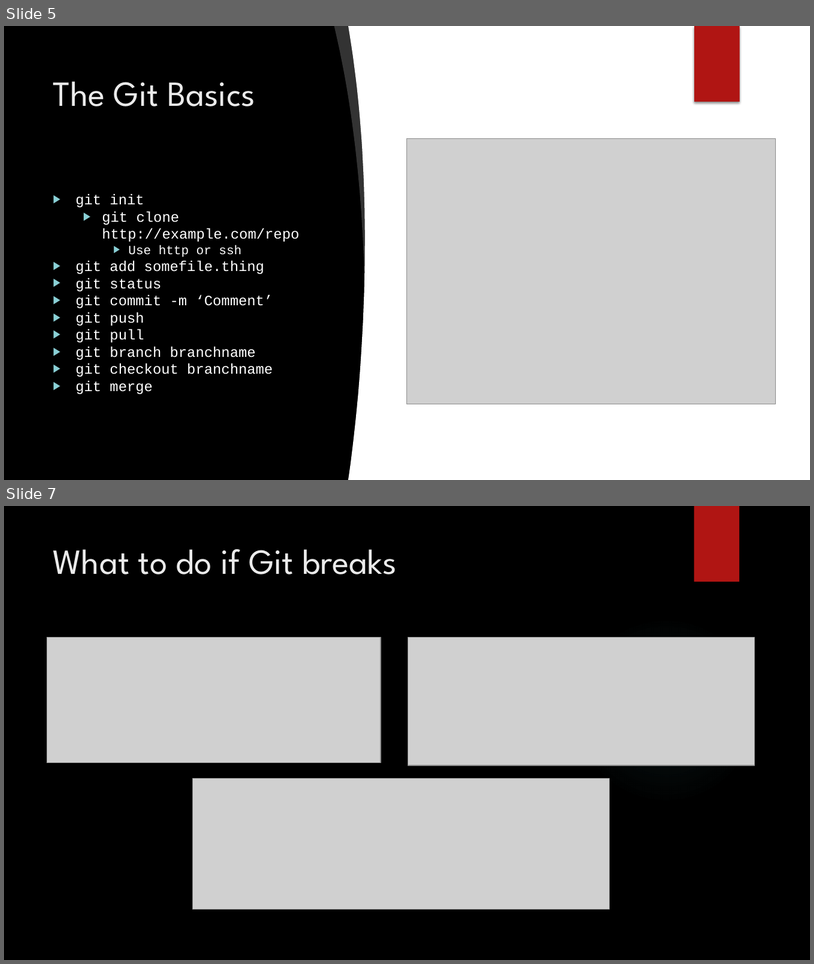
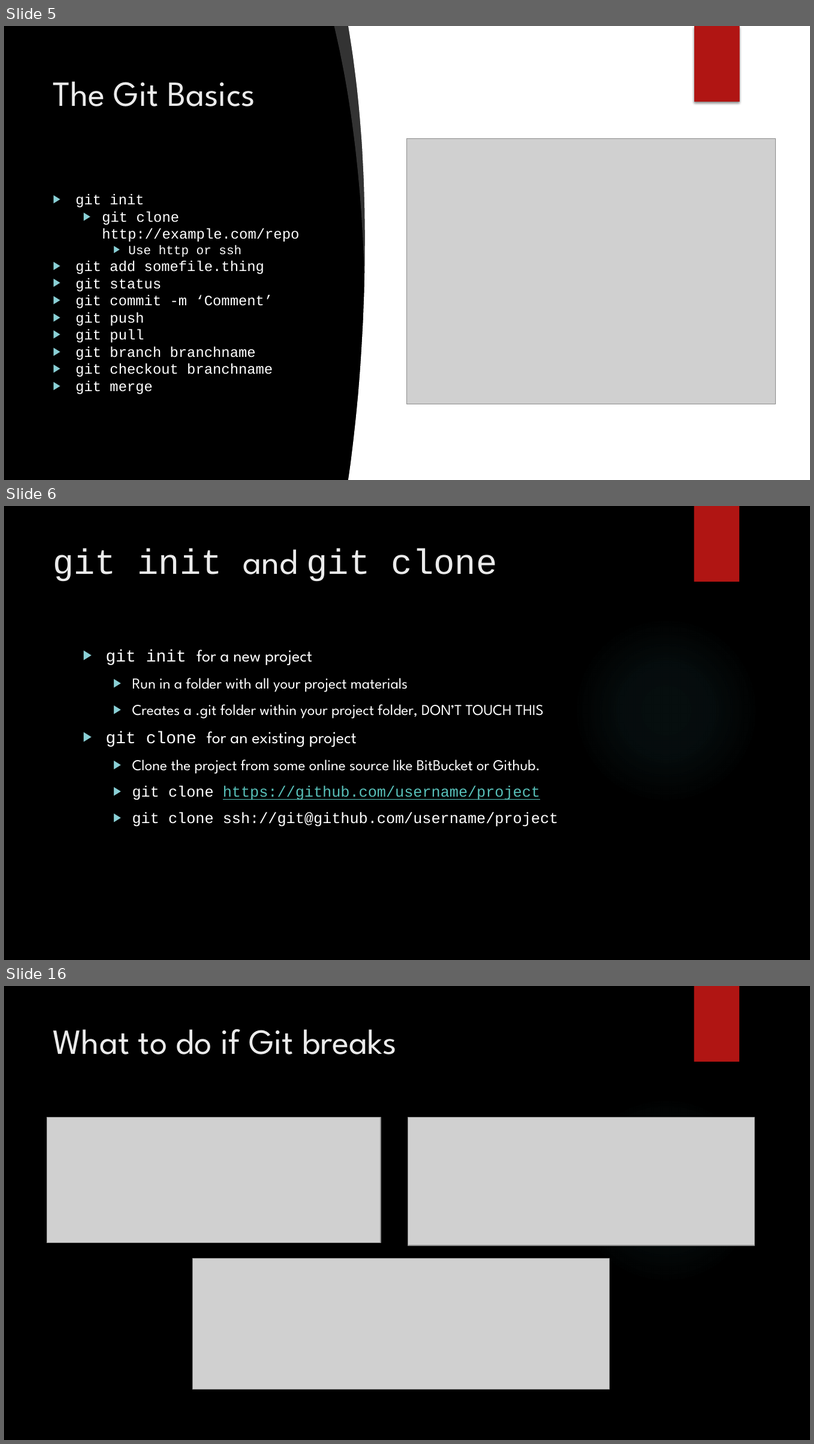
Before and after one commit to dvdmuckle/git101, a slide deck: Git 101.pptx. Shown one above the other, each under a label of ours: slides 5 and 7 before the commit, slides 5, 6 and 16 after it; the slides between them are not shown. The pictures are 814x964 and 814x1444 pixels, drawn with LibreOffice and Linux fonts; fonts in the diff are those of the drawing; grey boxes stand for pictures; background and template pictures are left out. Boxes give left, top, right and bottom in pixels: in the first picture for what was removed or moved away, otherwise in the second. Text is boxed around its words. In the diff, an @@ line names an element or a change of style, - is before the commit and + after.

```diff
--- a/Git 101.pptx
+++ b/Git 101.pptx
@@ slide 6 added at (4,506,810,960), background picture (left out); not listed: 2 template elements that a slide beside it also shows @@
@@ title added at (53,549,497,581), 42 pt, text #EBEBEB @@
+git init and git clone
@@ text added at (106,649,558,826), 18 pt, text #FFFFFF @@
+▶ git init for a new project
+  ▶ Run in a folder with all your project materials
+  ▶ Creates a .git folder within your project folder, DON’T TOUCH THIS
+▶ git clone for an existing project
+  ▶ Clone the project from some online source like BitBucket or Github.
+  ▶ git clone https://github.com/username/project
+  ▶ git clone ssh://git@github.com/username/project
@@ what was slide 7 is now slide 16 @@
```
Also in this commit, not shown: 2 slides changed, 9 other slides added, 1 other file.
